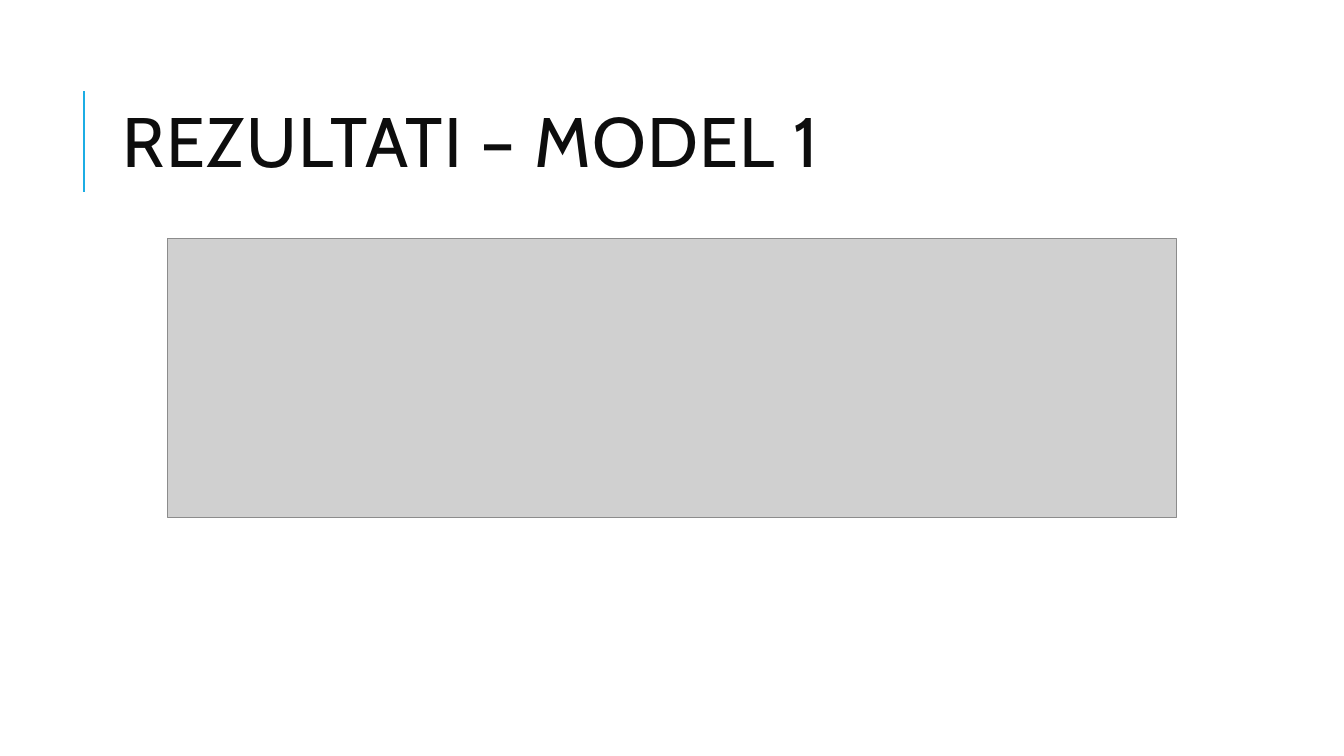
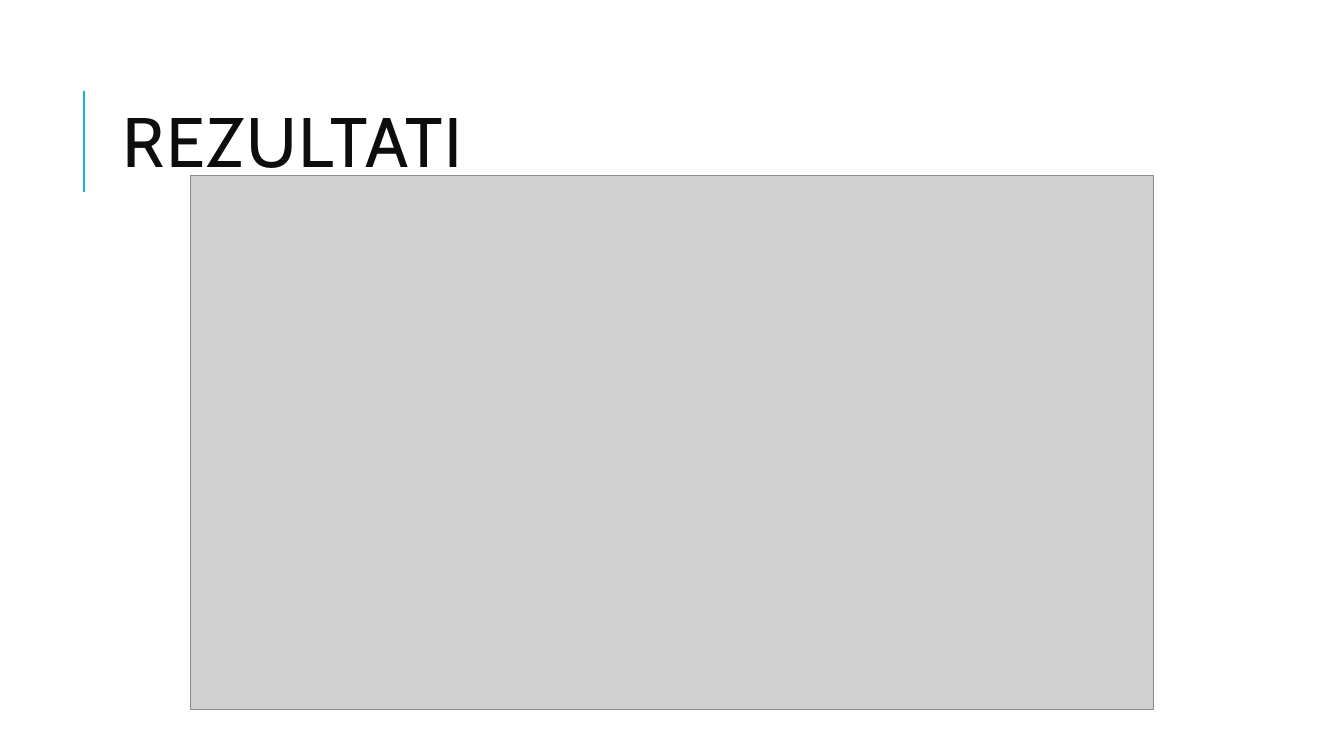
Before and after one commit to TimJeric1/RacunalniVidRad, a slide deck: slide 9 of Eksperimentalni_Rad_Vidas_Jeric.pptx (slide 8 before the commit). Drawn at 1344x756 pixels with LibreOffice and Linux fonts; fonts in the diff are those of the drawing; grey boxes stand for pictures. Boxes give left, top, right and bottom in pixels: in the first picture for what was removed or moved away, otherwise in the second. Text is boxed around its words. In the diff, an @@ line names an element or a change of style, - is before the commit and + after.

```diff
--- a/Eksperimentalni_Rad_Vidas_Jeric.pptx
+++ b/Eksperimentalni_Rad_Vidas_Jeric.pptx
@@ title at (123,118,462,183): text changed @@
-REZULTATI – MODEL 1
+REZULTATI
@@ picture: place and size @@
-picture at (167,239,1177,517)
+picture at (191,175,1154,709)
```
Also in this commit, not shown: 4 other slides changed, 1 slide added, 2 slides removed, 5 other files.
